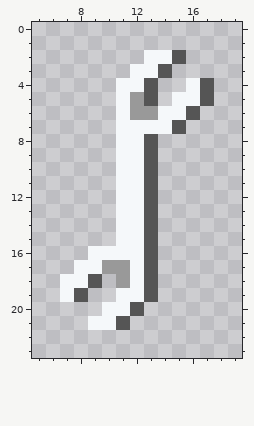
Edited in one commit: pixel-art file (assets/icons/angelus2010/OverlayToolbar/ang-wrench.aseprite). This is how it looked before the edit.
24x24 pixels, 1 frame. Shown: x 5..19, y 0..23.
And afterwards:
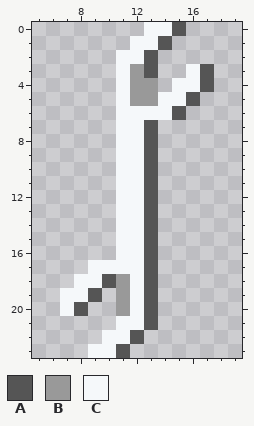
Palette (. is transparent): A #555555  B #999999  C #f5f8fa
Change:
{"y":0,"x":13,"old":"...","new":"CCA"}
{"y":1,"x":12,"old":"...","new":"CCA"}
{"y":2,"x":11,"old":"..CCA","new":"CCA.."}
{"y":3,"x":11,"old":".CCA","new":"CBA."}
{"y":3,"x":16,"old":"..","new":"CA"}
{"y":4,"x":12,"old":"CA","new":"BB"}
{"y":4,"x":15,"old":".","new":"C"}
{"y":5,"x":13,"old":"A.","new":"BC"}
{"y":5,"x":16,"old":"CA","new":"A."}
{"y":6,"x":12,"old":"BB","new":"CC"}
{"y":6,"x":15,"old":"CA","new":"A."}
{"y":7,"x":13,"old":"CCA","new":"A.."}
{"y":16,"x":9,"old":"CC","new":".."}
{"y":17,"x":8,"old":"C","new":"."}
{"y":17,"x":10,"old":"BB","new":"CC"}
{"y":18,"x":7,"old":"C","new":"."}
{"y":18,"x":9,"old":"A.","new":"CA"}
{"y":19,"x":8,"old":"A.","new":"CA"}
{"y":19,"x":11,"old":"C","new":"B"}
{"y":20,"x":7,"old":"..","new":"CA"}
{"y":20,"x":10,"old":"CCA.","new":".BCA"}
{"y":21,"x":9,"old":"CCA..","new":"..CCA"}
{"y":22,"x":10,"old":"...","new":"CCA"}
{"y":23,"x":9,"old":"...","new":"CCA"}
{"label":"changed","picture_box":[116,22,214,134]}
{"label":"changed","picture_box":[60,246,158,358]}
